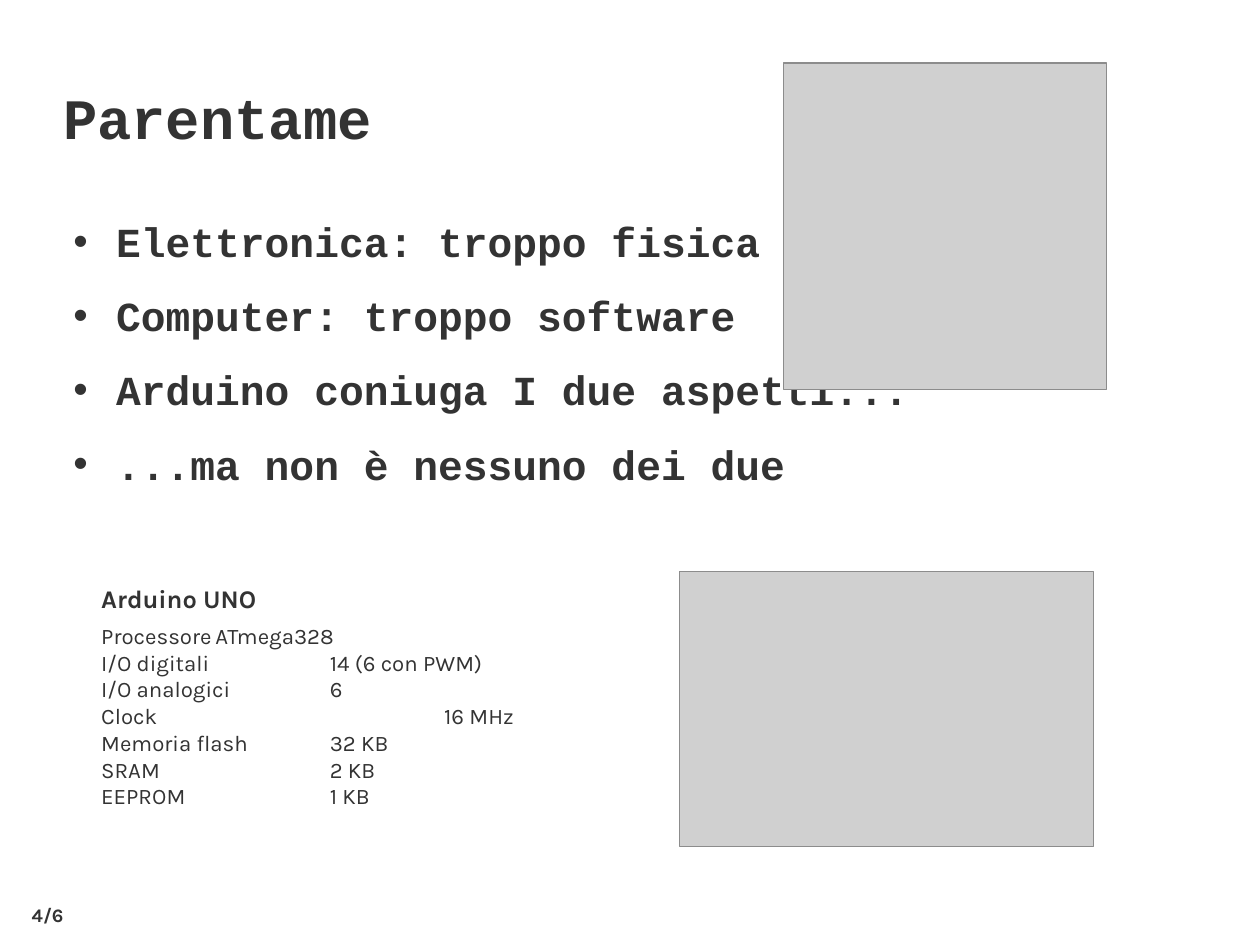
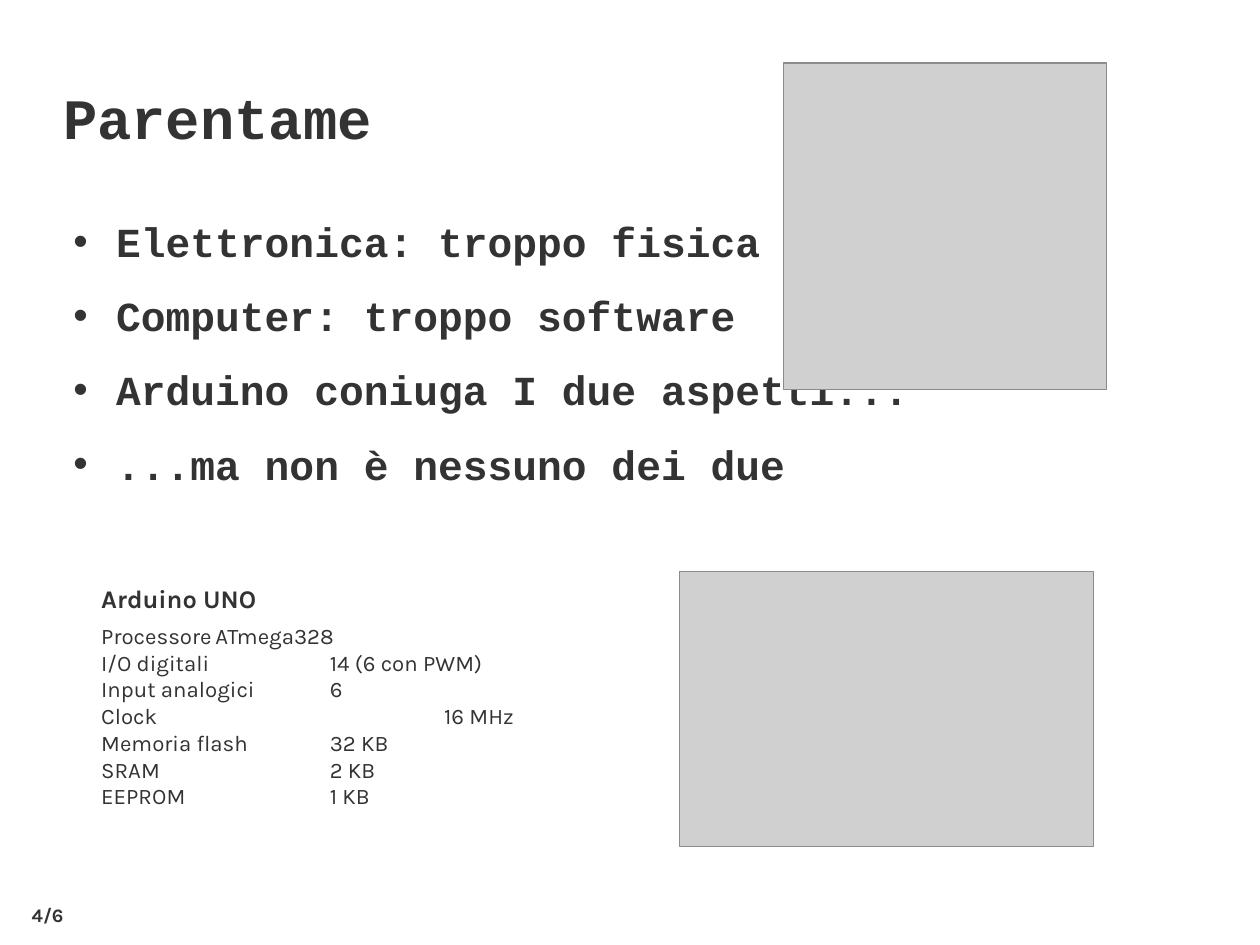
Before and after one commit to alberanid/arduino4impress, a slide deck: slide 4 of presentazione_arduino.odp. Drawn at 1260x945 pixels with LibreOffice and Linux fonts; fonts in the diff are those of the drawing; grey boxes stand for pictures; background and template pictures are left out. Boxes give left, top, right and bottom in pixels: in the first picture for what was removed or moved away, otherwise in the second. Text is boxed around its words. In the diff, an @@ line names an element or a change of style, - is before the commit and + after.

Commit message:
corrected analog inputs

```diff
--- a/presentazione_arduino.odp
+++ b/presentazione_arduino.odp
@@ text at [101,682,343,703]: text changed @@
-I/O analogici 6
+Input analogici 6
```
